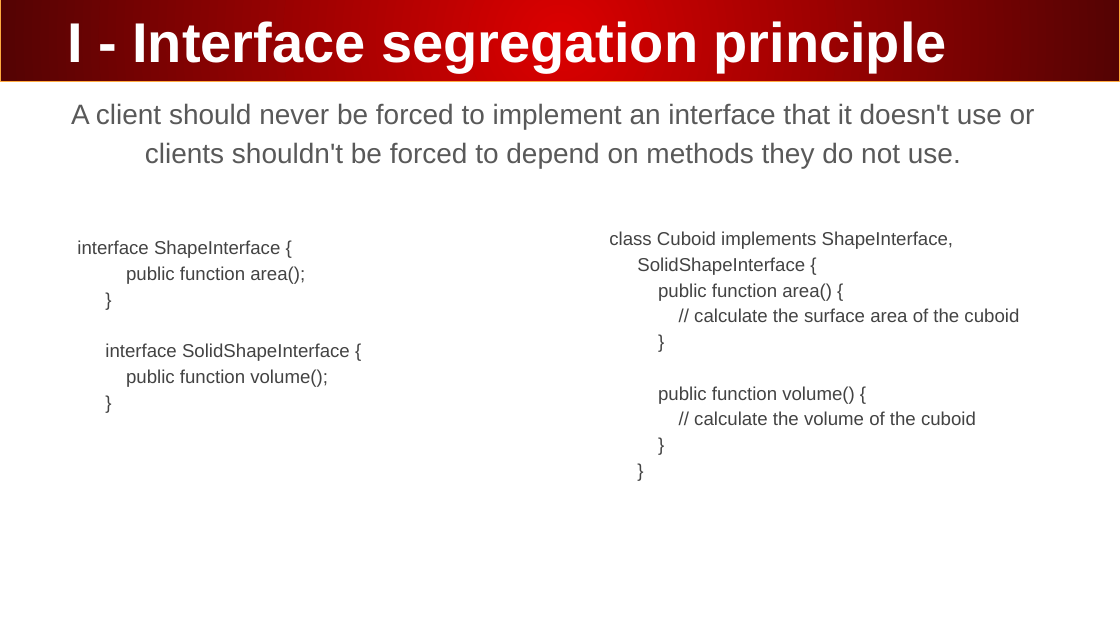
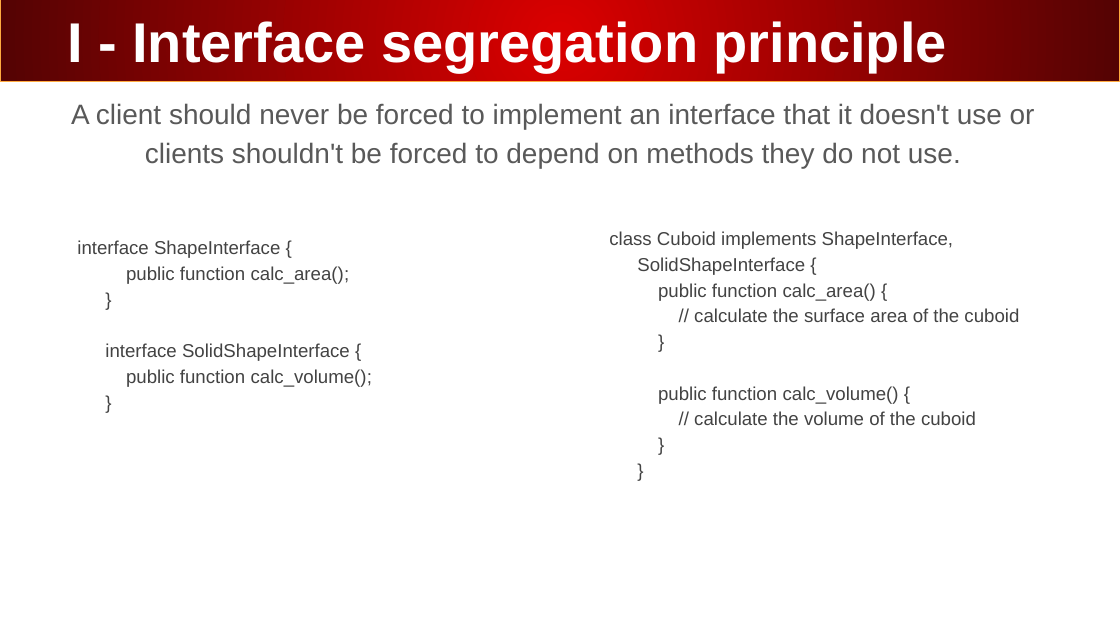
Before and after one commit to VratsaSoftware/php18, a slide deck: slide 24 of 04_PHP_OOP_and_MVC/05_oop_SOLID/Slides/solid.pptx. Drawn at 1120x630 pixels with LibreOffice and Linux fonts; fonts in the diff are those of the drawing. Boxes give left, top, right and bottom in pixels: in the first picture for what was removed or moved away, otherwise in the second. Text is boxed around its words. In the diff, an @@ line names an element or a change of style, - is before the commit and + after.

```diff
--- a/04_PHP_OOP_and_MVC/05_oop_SOLID/Slides/solid.pptx
+++ b/04_PHP_OOP_and_MVC/05_oop_SOLID/Slides/solid.pptx
@@ text at box(609, 231, 1019, 425): text changed @@
-class Cuboid implements ShapeInterface, SolidShapeInterface {
-public function area() {
-// calculate the surface area of the cuboid
-}
-public function volume() {
-// calculate the volume of the cuboid
-}
-}
+class Cuboid implements ShapeInterface, SolidShapeInterface {
+public function calc_area() {
+// calculate the surface area of the cuboid
+}
+public function calc_volume() {
+// calculate the volume of the cuboid
+}
+}
@@ text at box(77, 240, 372, 387): text changed @@
-interface ShapeInterface {
-public function area();
-}
-interface SolidShapeInterface {
-public function volume();
-}
+interface ShapeInterface {
+public function calc_area();
+}
+interface SolidShapeInterface {
+public function calc_volume();
+}
```
Also in this commit, not shown: 1 other slide changed, 1 other file.
